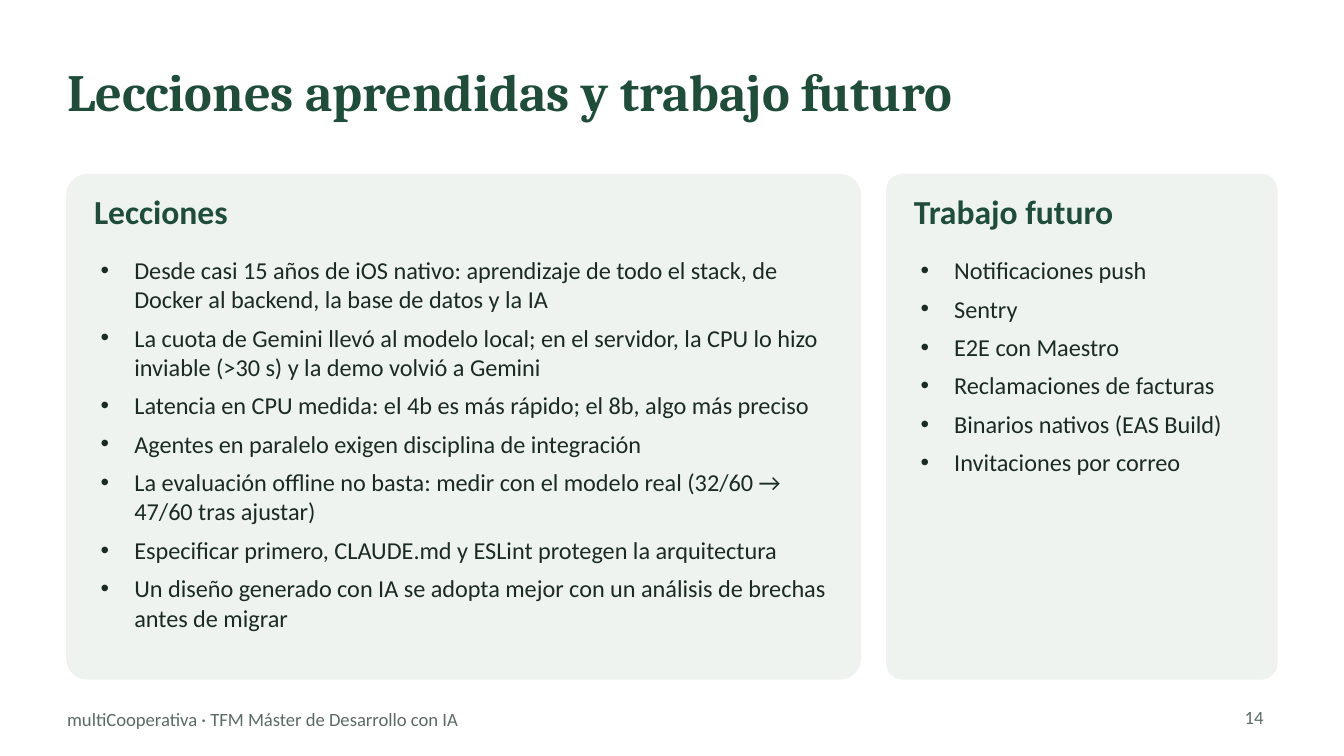
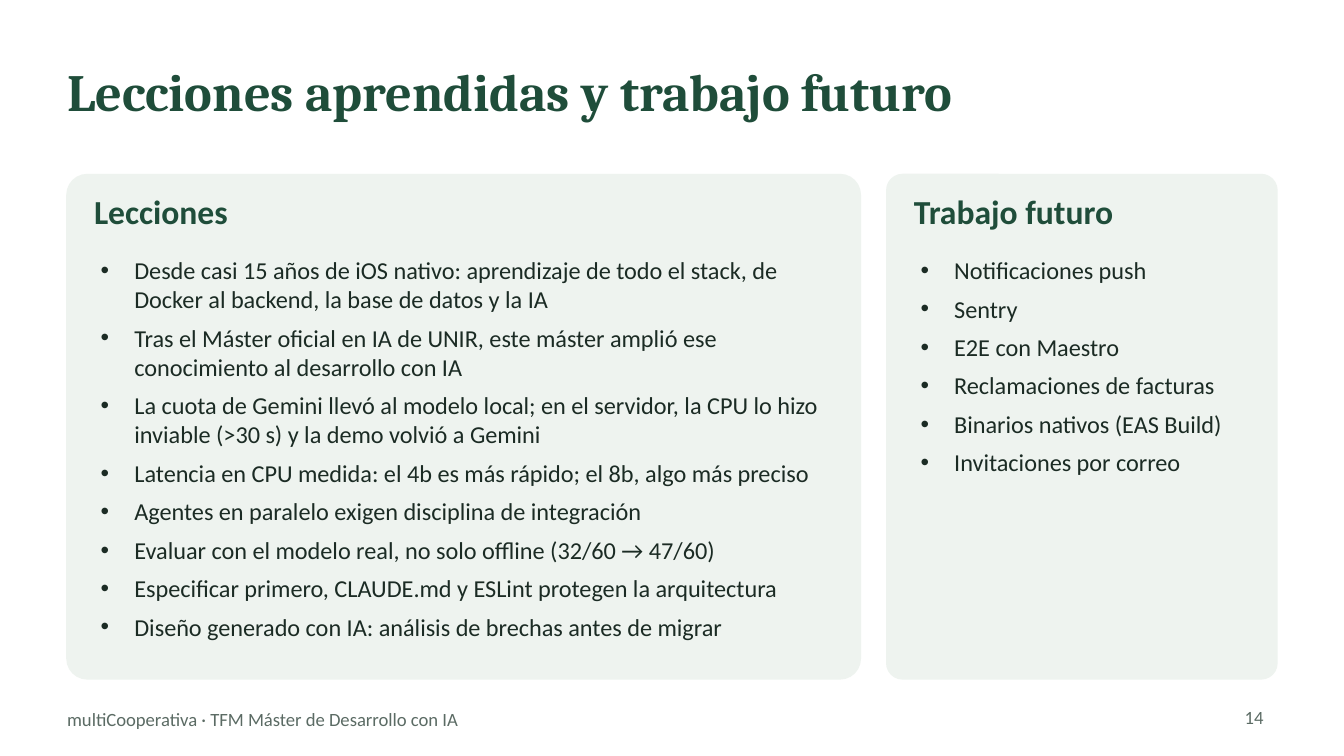
Before and after one commit to chaparro2001/multiCooperativa, a slide deck: slide 14 of docs/slides/multicooperativa-tfm.pptx. Drawn at 1344x756 pixels with LibreOffice and Linux fonts; fonts in the diff are those of the drawing. Boxes give left, top, right and bottom in pixels: in the first picture for what was removed or moved away, otherwise in the second. Text is boxed around its words. In the diff, an @@ line names an element or a change of style, - is before the commit and + after.

```diff
--- a/docs/slides/multicooperativa-tfm.pptx
+++ b/docs/slides/multicooperativa-tfm.pptx
@@ text at (134, 330, 717, 376): paragraph added @@
+• Tras el Máster oficial en IA de UNIR, este máster amplió ese conocimiento al desarrollo con IA
@@ text at (134, 541, 715, 562): text changed @@
-• La evaluación offline no basta: medir con el modelo real (32/60 → 47/60 tras ajustar)
+• Evaluar con el modelo real, no solo offline (32/60 → 47/60)
@@ text at (134, 619, 722, 640): text changed @@
-• Un diseño generado con IA se adopta mejor con un análisis de brechas antes de migrar
+• Diseño generado con IA: análisis de brechas antes de migrar
```
Also in this commit, not shown: 1 other slide changed, 2 other files.
